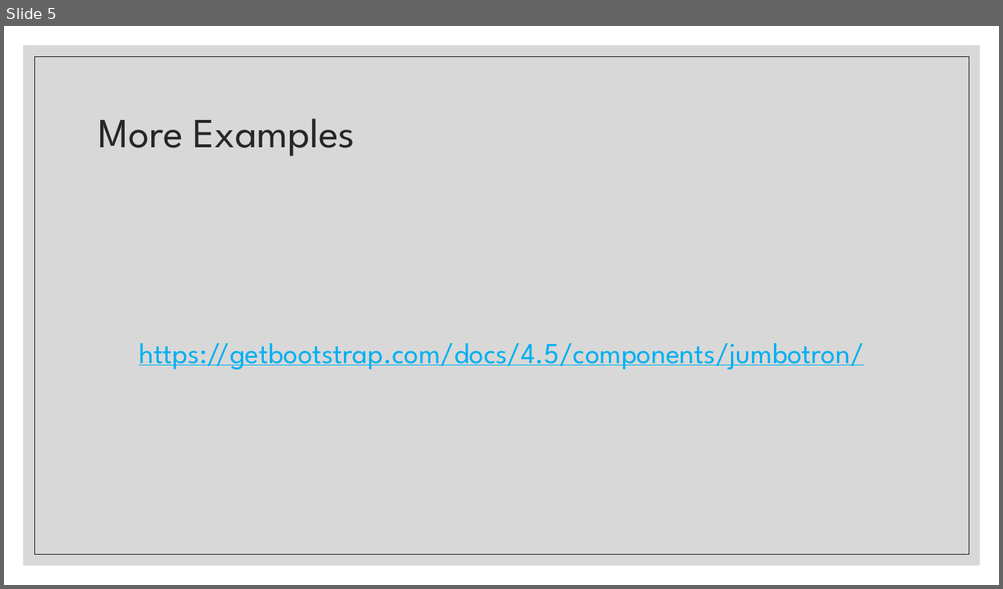
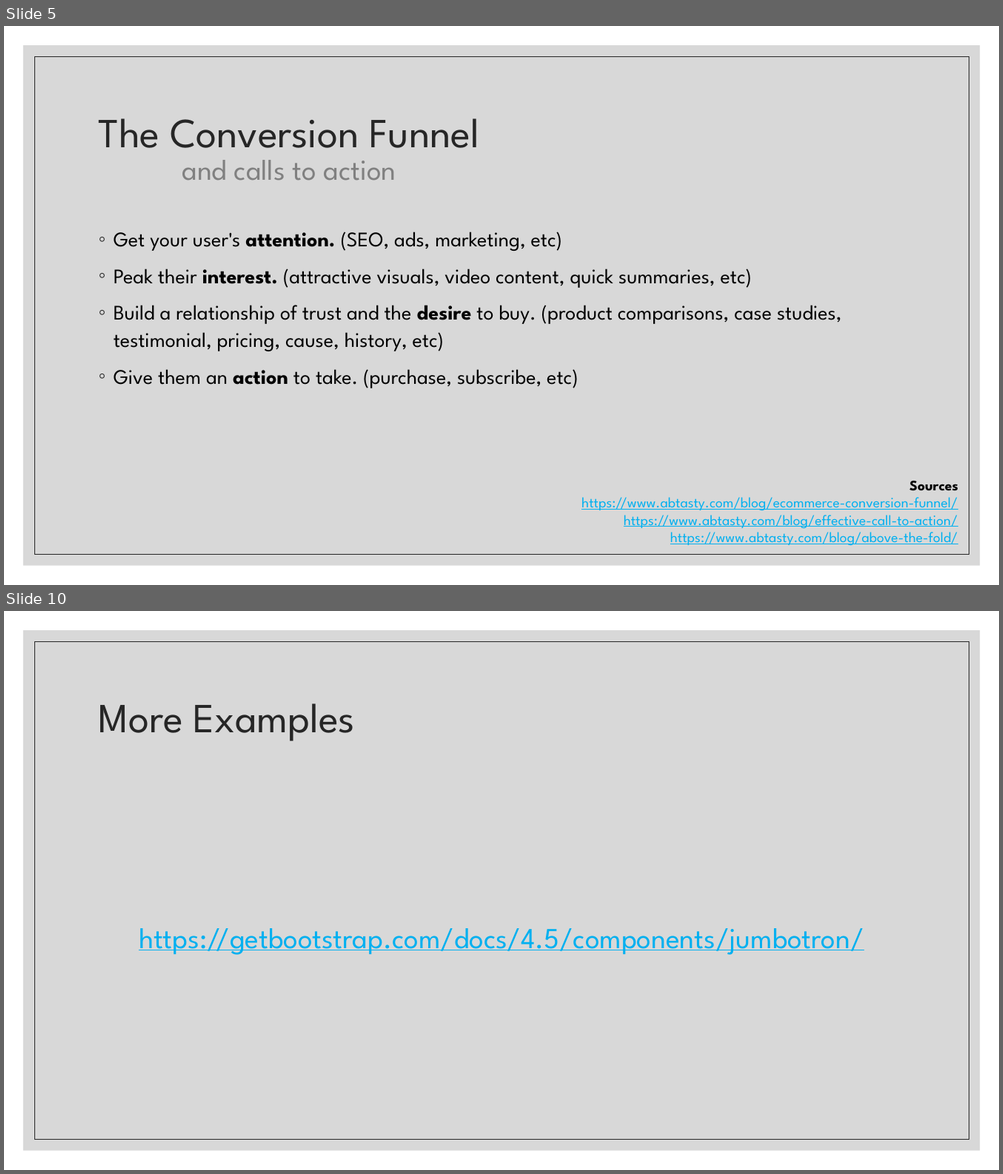
Before and after one commit to paulsmithkc/awd1000_base_lab_and_homework, a slide deck: bootstrap/slides/05 Bootstrap Jumbotron.pptx. Shown one above the other, each under a label of ours: slide 5 before the commit, slides 5 and 10 after it; the slides between them are not shown. The pictures are 1003x589 and 1003x1174 pixels, drawn with LibreOffice and Linux fonts; fonts in the diff are those of the drawing. Boxes give left, top, right and bottom in pixels: in the first picture for what was removed or moved away, otherwise in the second. Text is boxed around its words. In the diff, an @@ line names an element or a change of style, - is before the commit and + after.

```diff
--- a/bootstrap/slides/05 Bootstrap Jumbotron.pptx
+++ b/bootstrap/slides/05 Bootstrap Jumbotron.pptx
@@ slide 5 added at [4,26,999,585], background #FFFFFF; not listed: 2 template elements that a slide beside it also shows @@
@@ title added at [99,118,480,148], 40 pt, text #262626 @@
+The Conversion Funnel
@@ text added at [182,160,396,180], 28 pt, text #808080 @@
+and calls to action
@@ text added at [114,232,841,389], 20 pt, text #000000 @@
+◦ Get your user's attention. (SEO, ads, marketing, etc)
+◦ Peak their interest. (attractive visuals, video content, quick summaries, etc)
+◦ Build a relationship of trust and the desire to buy. (product comparisons, case studies, testimonial, pricing, cause, history, etc)
+◦ Give them an action to take. (purchase, subscribe, etc)
@@ text added at [581,481,958,546], 14 pt, text #00B0F0, underline @@
+Sources
+https://www.abtasty.com/blog/ecommerce-conversion-funnel/
+https://www.abtasty.com/blog/effective-call-to-action/
+https://www.abtasty.com/blog/above-the-fold/
@@ what was slide 5 is now slide 10 @@
```
Also in this commit, not shown: 3 slides changed, 4 other slides added, 1 other file.
